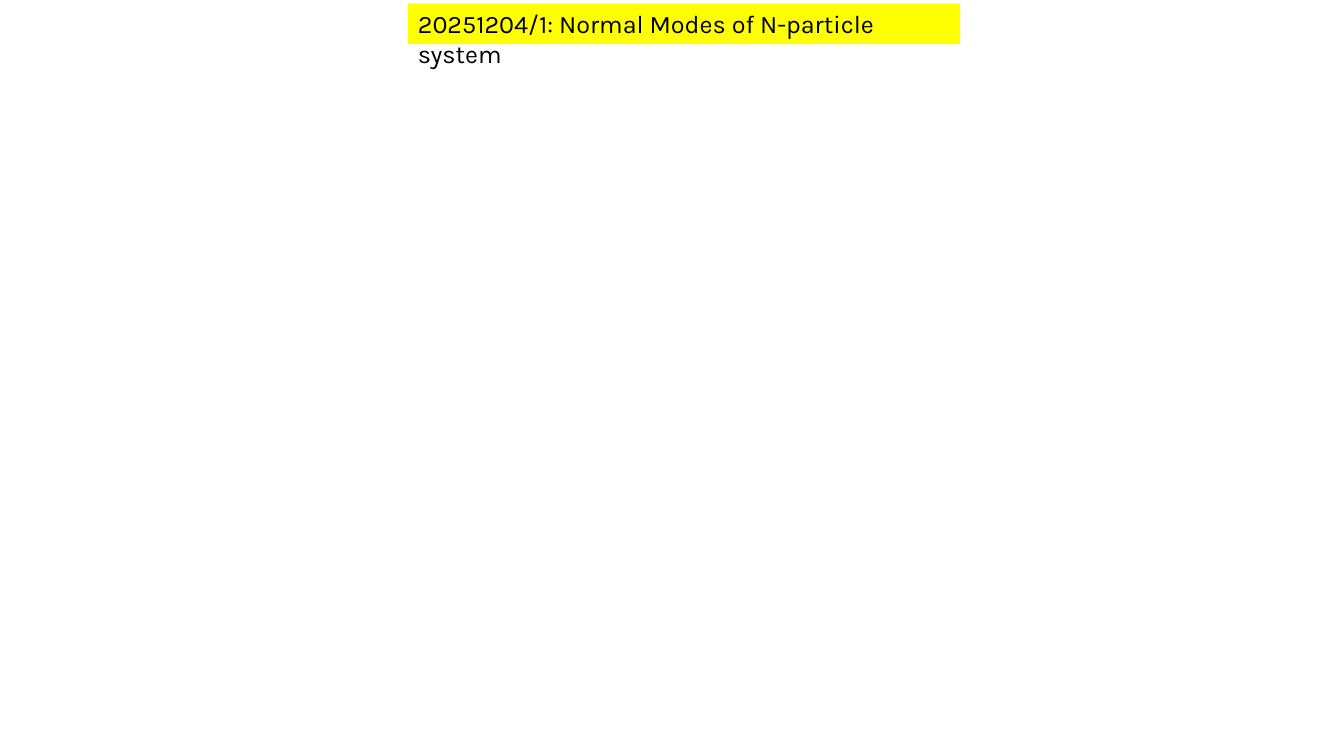
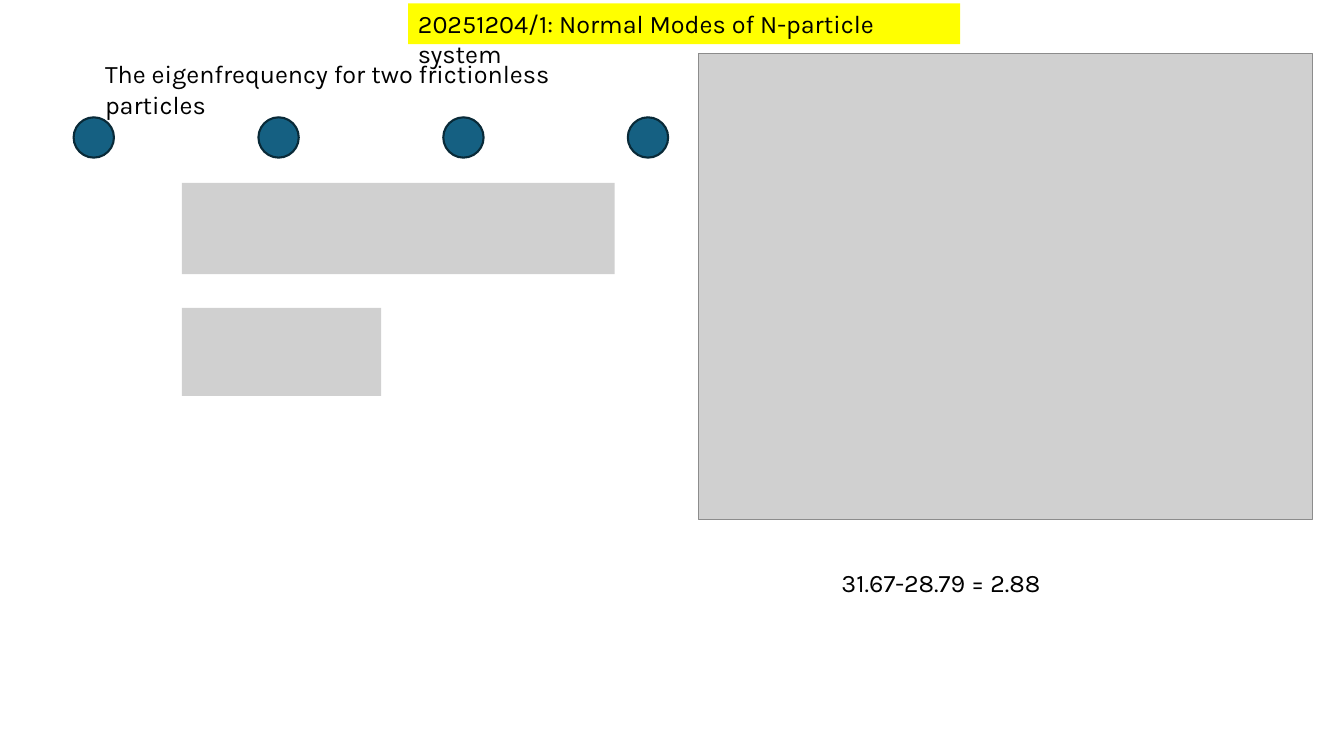
Before and after one commit to XinyunLiuX/Synchronized-Pulsating-Particles, a slide deck: slide 7 of Sync Pulsating Particles.pptx. Drawn at 1344x756 pixels with LibreOffice and Linux fonts; fonts in the diff are those of the drawing; grey boxes stand for pictures. Boxes give left, top, right and bottom in pixels: in the first picture for what was removed or moved away, otherwise in the second. Text is boxed around its words. In the diff, an @@ line names an element or a change of style, - is before the commit and + after.

```diff
--- a/Sync Pulsating Particles.pptx
+++ b/Sync Pulsating Particles.pptx
@@ picture added at [699,53,1313,519] @@
@@ text added at [105,61,550,120], 18 pt, text #000000 @@
+The eigenfrequency for two frictionless particles
@@ ellipse added at [74,117,114,157], fill #156082, outline #092A39 1.5 pt @@
@@ ellipse added at [258,117,298,157], fill #156082, outline #092A39 1.5 pt @@
@@ ellipse added at [444,117,484,157], fill #156082, outline #092A39 1.5 pt @@
@@ ellipse added at [628,117,668,157], fill #156082, outline #092A39 1.5 pt @@
@@ picture added at [182,184,615,275] @@
@@ picture added at [182,309,382,396] @@
@@ text added at [841,576,1040,593], 18 pt, text #000000 @@
+31.67-28.79 = 2.88
```
Also in this commit, not shown: 3 other slides changed, 6 other files.
